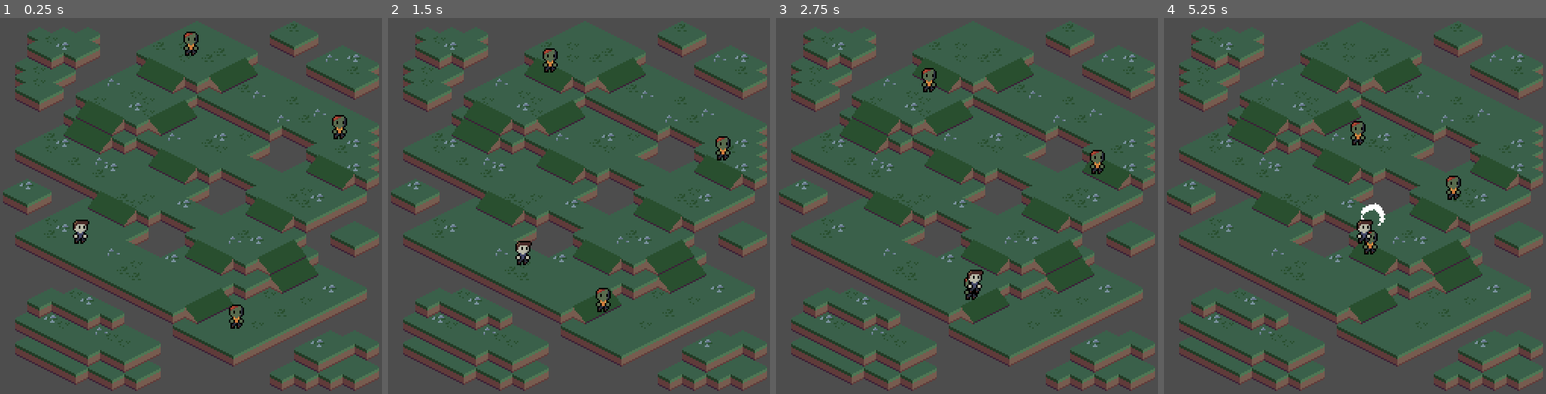
Above: before the commit, frames 1-4 (left to right).
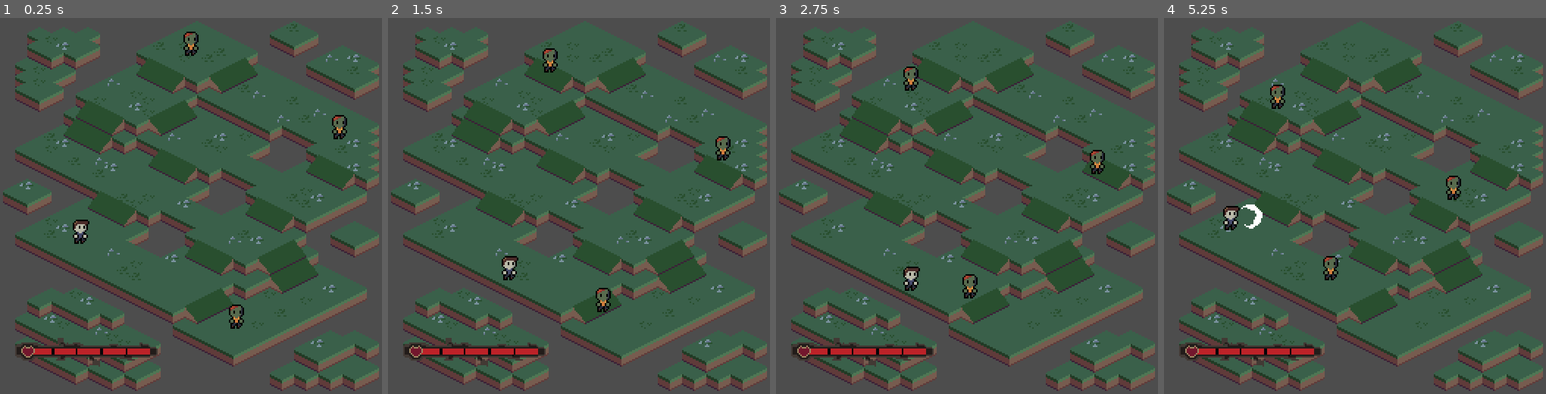
Above: after the commit, the same moments.

Repository: CARDinalCAWWW/Hunker-In-The-Bunker
Game: Godot game, scene res://PlayArea/play_area.tscn
Two runs of this game, one before a commit and one after it. Both use one fixed random seed, a clock stepped at 60 frames per second and the inputs below.
Inputs (mouse positions are in pixels of both pictures, inside the frame that each line leads up to):
- Up to frame 1 (0.25 s): no input
- Up to frame 2 (1.5 s): move the mouse to (663, 187) at 0.52 s; hold D (ui_right) 0.53-1.28 s; click (663, 187) at 0.6 s; move the mouse to (502, 224) at 1.27 s; hold S (ui_down) from 1.28 s (still down); click (502, 224) at 1.35 s
- Up to frame 3 (2.75 s): move the mouse to (1005, 119) at 2.02 s; release S (ui_down) at 2.03 s; hold D (ui_right) from 2.03 s (still down); click (1005, 119) at 2.1 s
- Up to frame 4 (5.25 s): move the mouse to (1335, 284) at 2.77 s; release D (ui_right) at 2.78 s; hold W (ui_up) 2.78-3.53 s; click (1335, 284) at 2.85 s; move the mouse to (1469, 262) at 3.52 s; hold A (ui_left) 3.53-5.03 s; click (1469, 262) at 3.6 s; move the mouse to (1240, 149) at 4.27 s; click (1240, 149) at 4.35 s; move the mouse to (1374, 206) at 5.02 s; hold S (ui_down) from 5.03 s (still down); click (1374, 206) at 5.1 s

The runs differ from the first frame. In frame 1, 1.4% of the frame differs, in the area x 3-42%, y 85-93%; in frame 2, 1.8%; in frame 3, 2.3%; in frame 4, 2.9%, in the area x 3-58%, y 17-93%.

Commit message:
Movement and healthBar
Player movement is updated to move isometrically and health bar added

Diff:
--- /dev/null
+++ b/hunker-in-the-bunker-game/HealthBar/health_bar.gd
@@ -0,0 +1,21 @@
+extends ProgressBar
+
+var parent
+var max_value_amount
+var min_value_amount
+
+func _ready():
+	parent = get_tree().get_first_node_in_group("player")
+	max_value_amount = parent.player_health
+	min_value_amount = 0  # dead, not starting health
+
+	self.max_value = max_value_amount
+	self.min_value = min_value_amount
+
+func _process(delta: float) -> void:
+	if not is_instance_valid(parent):
+		self.visible = false
+		return
+
+	self.value = parent.player_health
+	self.visible = true  # always show while player is alive
--- /dev/null
+++ b/hunker-in-the-bunker-game/HealthBar/health_bar.tscn
@@ -0,0 +1,18 @@
+[gd_scene load_steps=4 format=3 uid="uid://cqb4f2e2ufj0i"]
+
+[ext_resource type="Script" uid="uid://de3pgsux8w2dd" path="res://HealthBar/health_bar.gd" id="1_m7ell"]
+
+[sub_resource type="StyleBoxFlat" id="StyleBoxFlat_7igj3"]
+bg_color = Color(0.11160352, 0, 0.0027438619, 1)
+
+[sub_resource type="StyleBoxFlat" id="StyleBoxFlat_m7ell"]
+bg_color = Color(0.74112356, 0.13250306, 0.15861961, 1)
+
+[node name="HealthBar" type="ProgressBar"]
+offset_right = 92.0
+offset_bottom = 27.0
+theme_override_styles/background = SubResource("StyleBoxFlat_7igj3")
+theme_override_styles/fill = SubResource("StyleBoxFlat_m7ell")
+max_value = 5.0
+show_percentage = false
+script = ExtResource("1_m7ell")
--- /dev/null
+++ b/hunker-in-the-bunker-game/PlayArea/healthBar.gd
@@ -0,0 +1 @@
+extends ProgressBar
--- a/hunker-in-the-bunker-game/PlayArea/play_area.tscn
+++ b/hunker-in-the-bunker-game/PlayArea/play_area.tscn
@@ -1,9 +1,11 @@
-[gd_scene load_steps=8 format=4 uid="uid://pw5xbgungxwb"]
+[gd_scene load_steps=10 format=4 uid="uid://pw5xbgungxwb"]
 
 [ext_resource type="Texture2D" uid="uid://fndmpqwcxvb2" path="res://PlayArea/Land1.png" id="1_bdbf3"]
 [ext_resource type="Script" uid="uid://llajr4g03ys6" path="res://PlayArea/tile_map_layer.gd" id="2_4mk7f"]
 [ext_resource type="PackedScene" uid="uid://l5vfbm5wjyuw" path="res://Player/player.tscn" id="2_88nlx"]
 [ext_resource type="PackedScene" uid="uid://y77uhfy36syk" path="res://Enemy/enemy.tscn" id="4_bdbf3"]
+[ext_resource type="Texture2D" uid="uid://dsavntf8tqxpk" path="res://HealthBar/HB.png" id="5_1l75i"]
+[ext_resource type="PackedScene" uid="uid://cqb4f2e2ufj0i" path="res://HealthBar/health_bar.tscn" id="5_to4hi"]
 
 [sub_resource type="TileSetAtlasSource" id="TileSetAtlasSource_oxk8t"]
 texture = ExtResource("1_bdbf3")
@@ -91,3 +93,22 @@
 navigation_polygon = SubResource("NavigationPolygon_bdbf3")
 
 [node name="Camera2D" type="Camera2D" parent="."]
+
+[node name="HUD" type="CanvasLayer" parent="."]
+
+[node name="Hb" type="Sprite2D" parent="HUD"]
+z_index = 1
+texture_filter = 1
+position = Vector2(58.25, 224.5)
+scale = Vector2(1.21875, 1.1562501)
+texture = ExtResource("5_1l75i")
+
+[node name="HealthBar" parent="HUD" instance=ExtResource("5_to4hi")]
+anchors_preset = 2
+anchor_top = 1.0
+anchor_bottom = 1.0
+offset_left = 22.0
+offset_top = -34.0
+offset_right = 102.0
+offset_bottom = -30.0
+grow_vertical = 0
--- a/hunker-in-the-bunker-game/Player/player.gd
+++ b/hunker-in-the-bunker-game/Player/player.gd
@@ -29,6 +29,7 @@
 	var direction := Input.get_vector("ui_left", "ui_right", "ui_up", "ui_down")
 	if direction != Vector2.ZERO:
 		velocity = direction * move_speed
+		velocity = cartesian_to_isometric(velocity)
 	else:
 		velocity = Vector2.ZERO
 	move_and_slide()
@@ -36,6 +37,12 @@
 func _process(delta):
 	if Input.is_action_just_pressed("attack") and can_attack:
 		perform_attack()
+
+func cartesian_to_isometric(cartesian):
+	var screen_pos = Vector2()
+	screen_pos.x = cartesian.x - cartesian.y
+	screen_pos.y = (cartesian.x + cartesian.y) / 2
+	return screen_pos
 
 func _on_hitbox_body_entered(body):
 	if body.is_in_group("enemy"):
Binary file added: hunker-in-the-bunker-game/HealthBar/HB.png
Not shown, added: hunker-in-the-bunker-game/HealthBar/HB.png.import
Binary file added: hunker-in-the-bunker-game/HealthBar/HealthBar.png
Not shown, added: hunker-in-the-bunker-game/HealthBar/HealthBar.png.import
Not shown, added: hunker-in-the-bunker-game/HealthBar/health_bar.gd.uid
Not shown, added: hunker-in-the-bunker-game/PlayArea/healthBar.gd.uid
